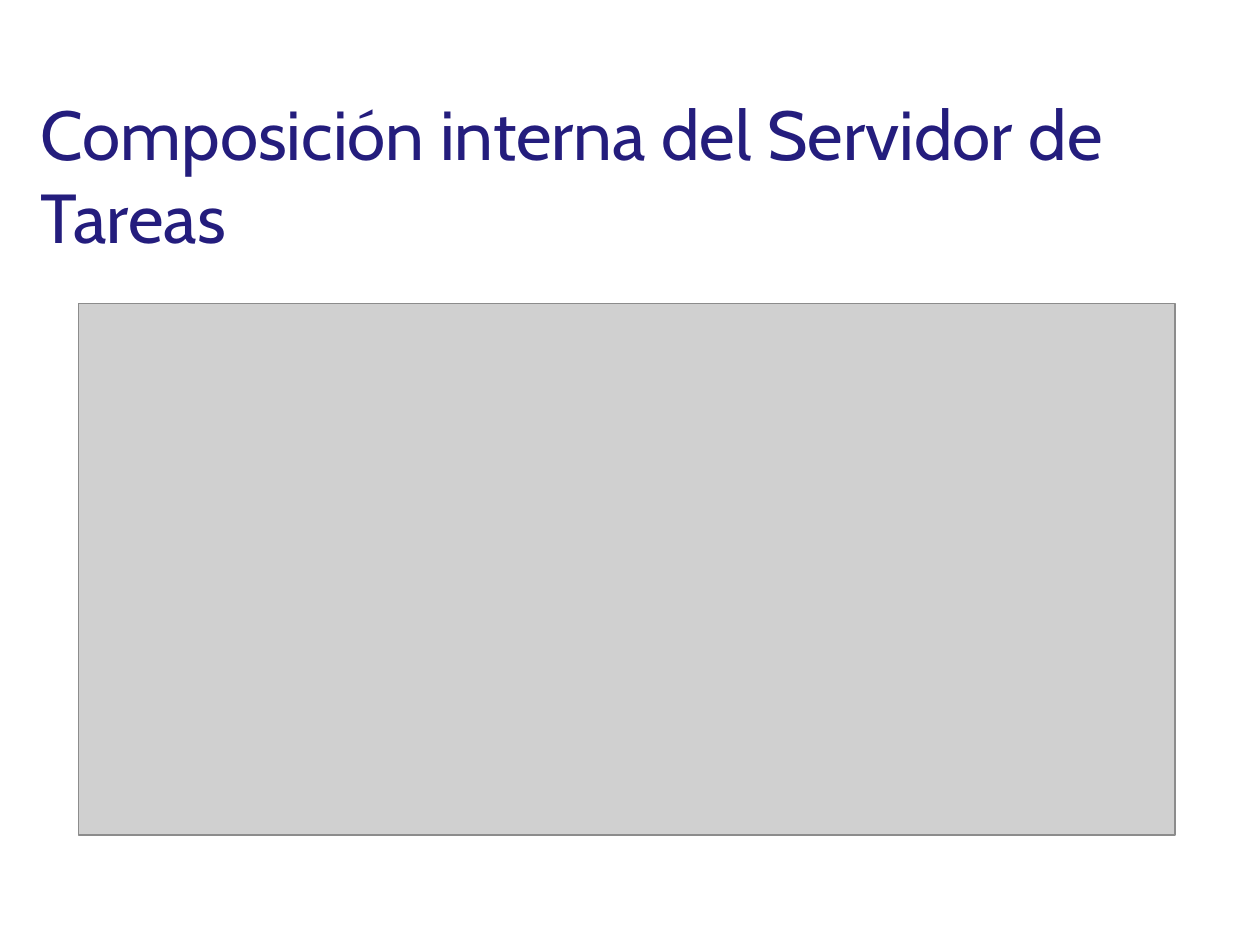
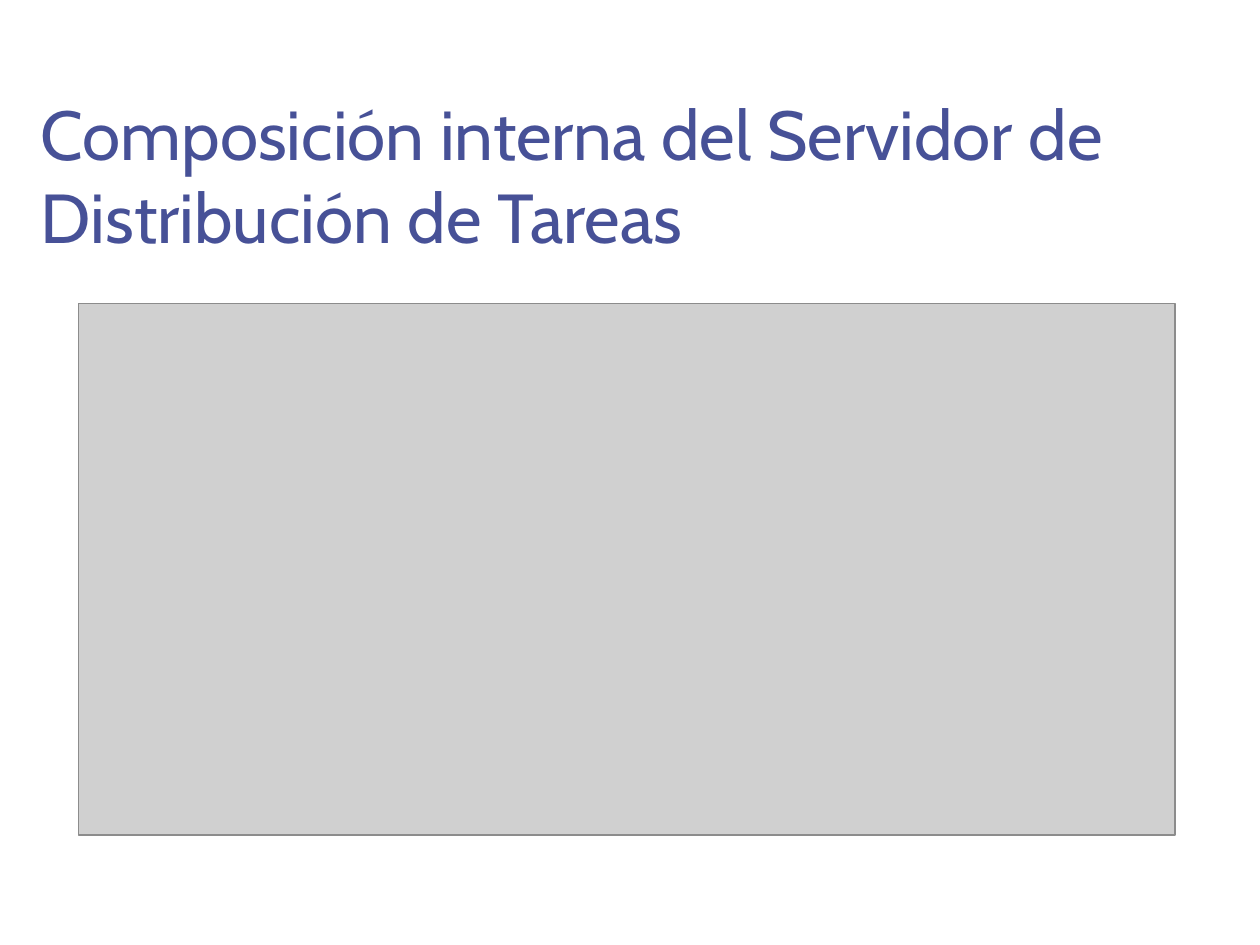
Before and after one commit to DesignJuggler/fasdkfjhasdlkjfhasldkjhfalsjdfasdf, a slide deck: slide 9 of TFI_Jorge_Sanchez_Presentacion.pptx (slide 11 before the commit). Drawn at 1260x945 pixels with LibreOffice and Linux fonts; fonts in the diff are those of the drawing; grey boxes stand for pictures; background and template pictures are left out. Boxes give left, top, right and bottom in pixels: in the first picture for what was removed or moved away, otherwise in the second. Text is boxed around its words. In the diff, an @@ line names an element or a change of style, - is before the commit and + after.

```diff
--- a/TFI_Jorge_Sanchez_Presentacion.pptx
+++ b/TFI_Jorge_Sanchez_Presentacion.pptx
@@ title at (x1=41, y1=108, x2=1103, y2=244): text changed; text colour #241D7D to #475197 @@
-Composición interna del Servidor de Tareas
+Composición interna del Servidor de Distribución de Tareas
```
Also in this commit, not shown: 20 other slides changed, 4 slides added, 10 slides removed.
